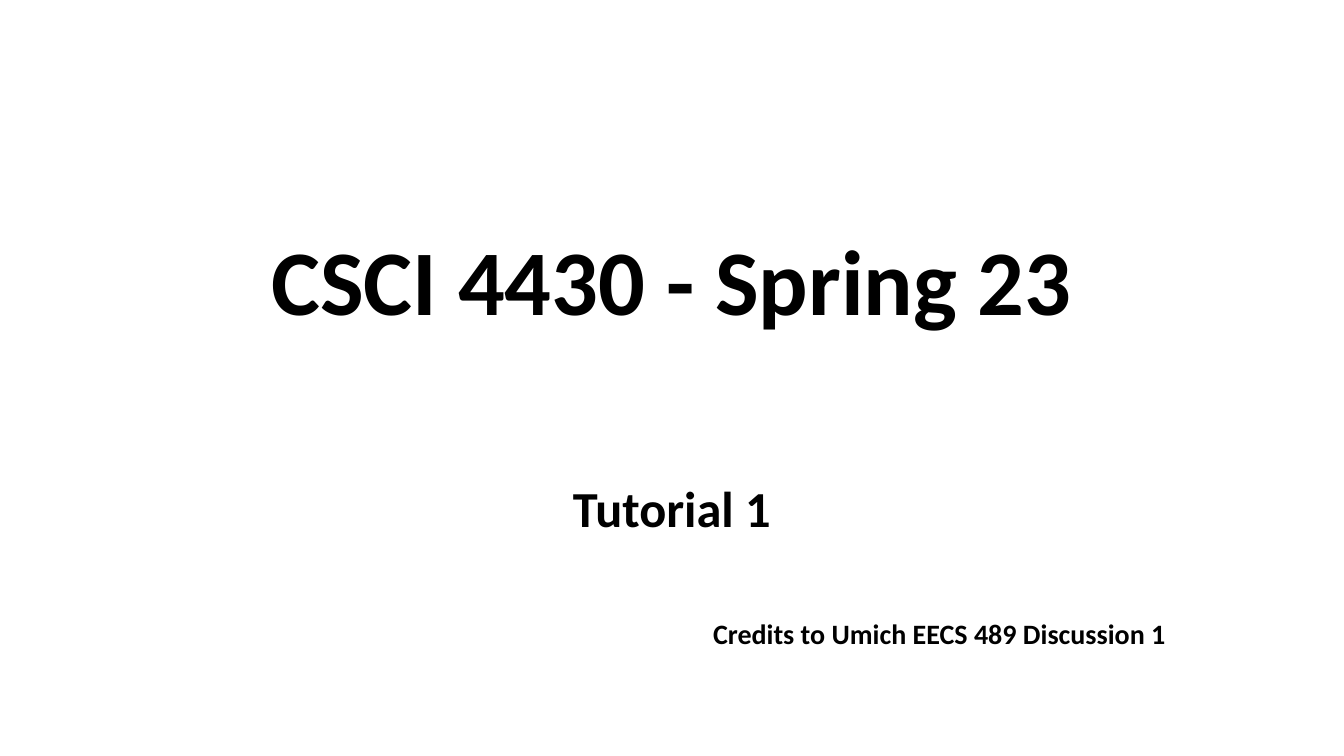
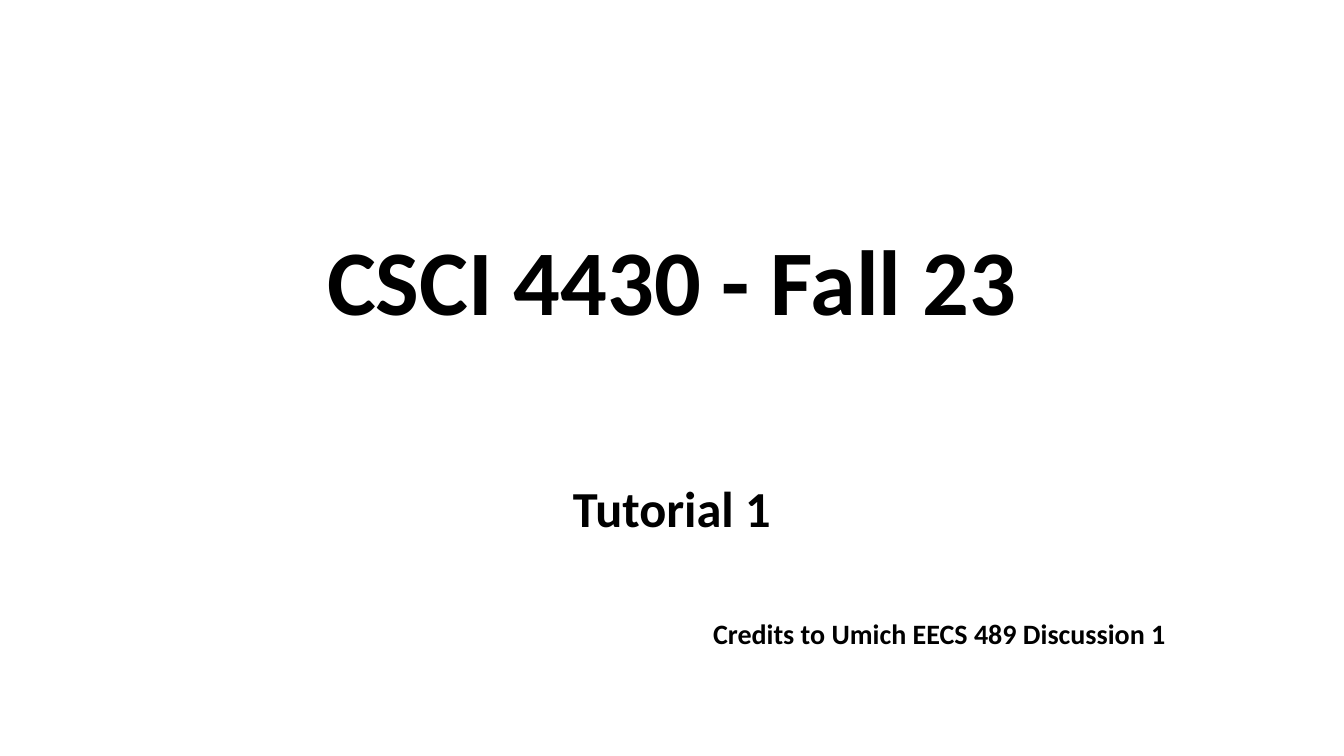
Before and after one commit to henryhxu/CSCI4430-ESTR4120, a slide deck: slide 1 of tutorial/T01/tut01.pptx. Drawn at 1344x756 pixels with LibreOffice and Linux fonts; fonts in the diff are those of the drawing; background and template pictures are left out. Boxes give left, top, right and bottom in pixels: in the first picture for what was removed or moved away, otherwise in the second. Text is boxed around its words. In the diff, an @@ line names an element or a change of style, - is before the commit and + after.

```diff
--- a/tutorial/T01/tut01.pptx
+++ b/tutorial/T01/tut01.pptx
@@ title at [327,250,1015,316]: text changed @@
-CSCI 4430 - Spring 23
+CSCI 4430 - Fall 23
```
Also in this commit, not shown: 2 other slides changed, 1 slide added.
